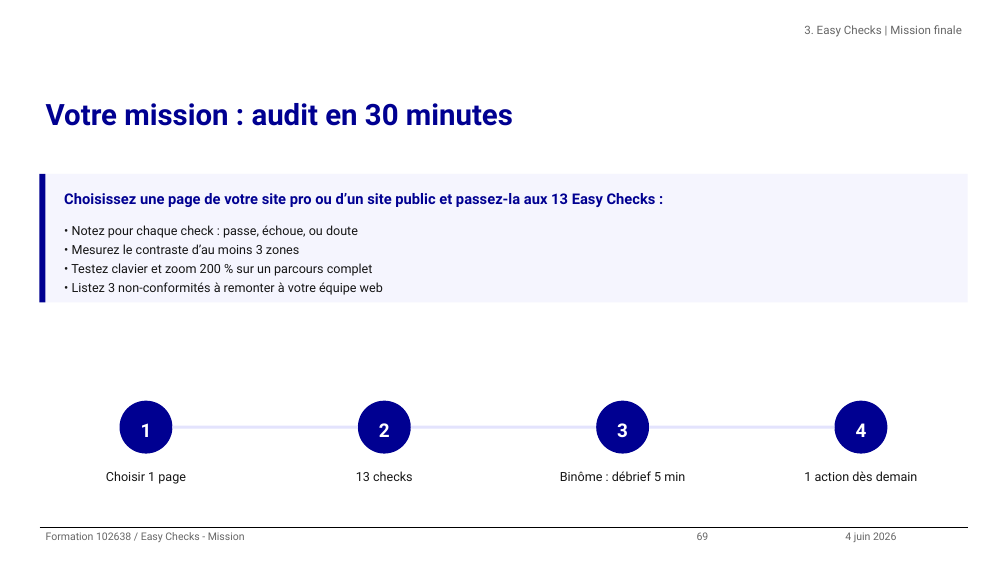
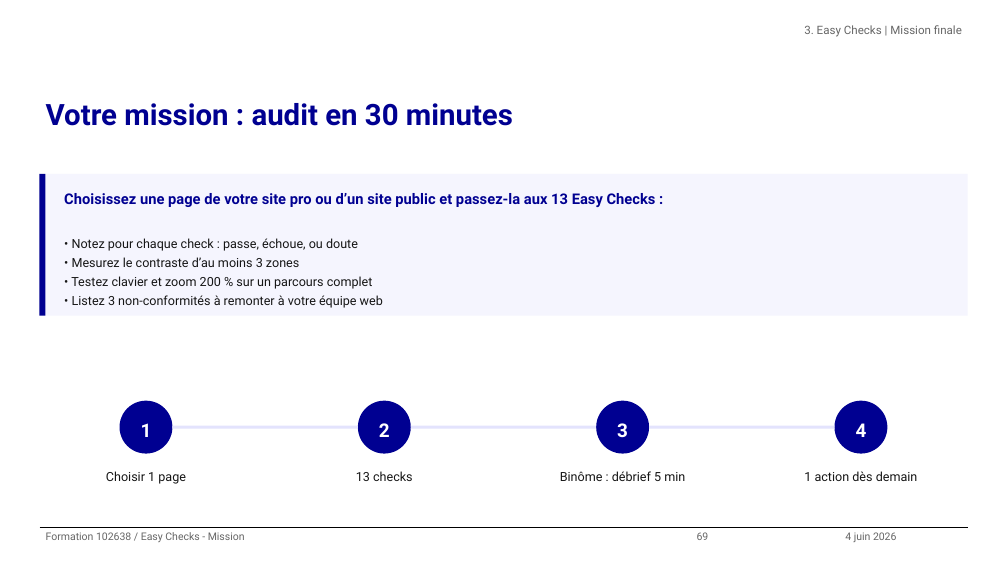
Before and after one commit to alexandra-guiderdoni/usine-fabrication-igpde-102846-ay11, a slide deck: slide 69 of formation-102638-juin-2026.pptx. Drawn at 1008x567 pixels with LibreOffice and Linux fonts; fonts in the diff are those of the drawing; background and template pictures are left out. Boxes give left, top, right and bottom in pixels: in the first picture for what was removed or moved away, otherwise in the second. Text is boxed around its words. In the diff, an @@ line names an element or a change of style, - is before the commit and + after.

```diff
--- a/formation-102638-juin-2026.pptx
+++ b/formation-102638-juin-2026.pptx
@@ rectangle: place and size @@
-rectangle at (39,174,45,302)
+rectangle at (39,174,45,316)
@@ rectangle: place and size @@
-rectangle at (45,174,968,302)
+rectangle at (45,174,968,316)
@@ text "• Notez pour chaque check ...": place and size @@
-text "• Notez pour chaque check ..." at (71,225,383,295)
+text "• Notez pour chaque check ..." at (71,238,383,308)
```
Also in this commit, not shown: 55 other slides changed, 1 slide added, 1 slide removed, 14 other files.
